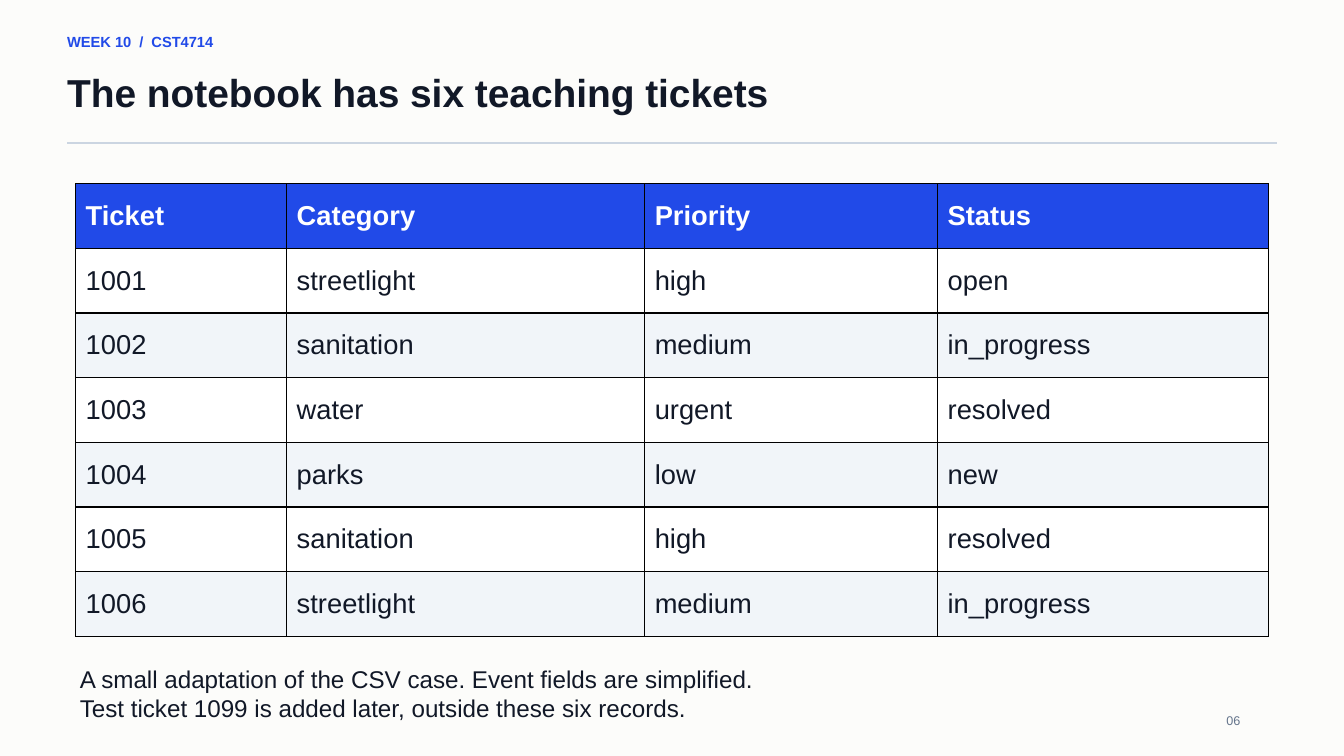
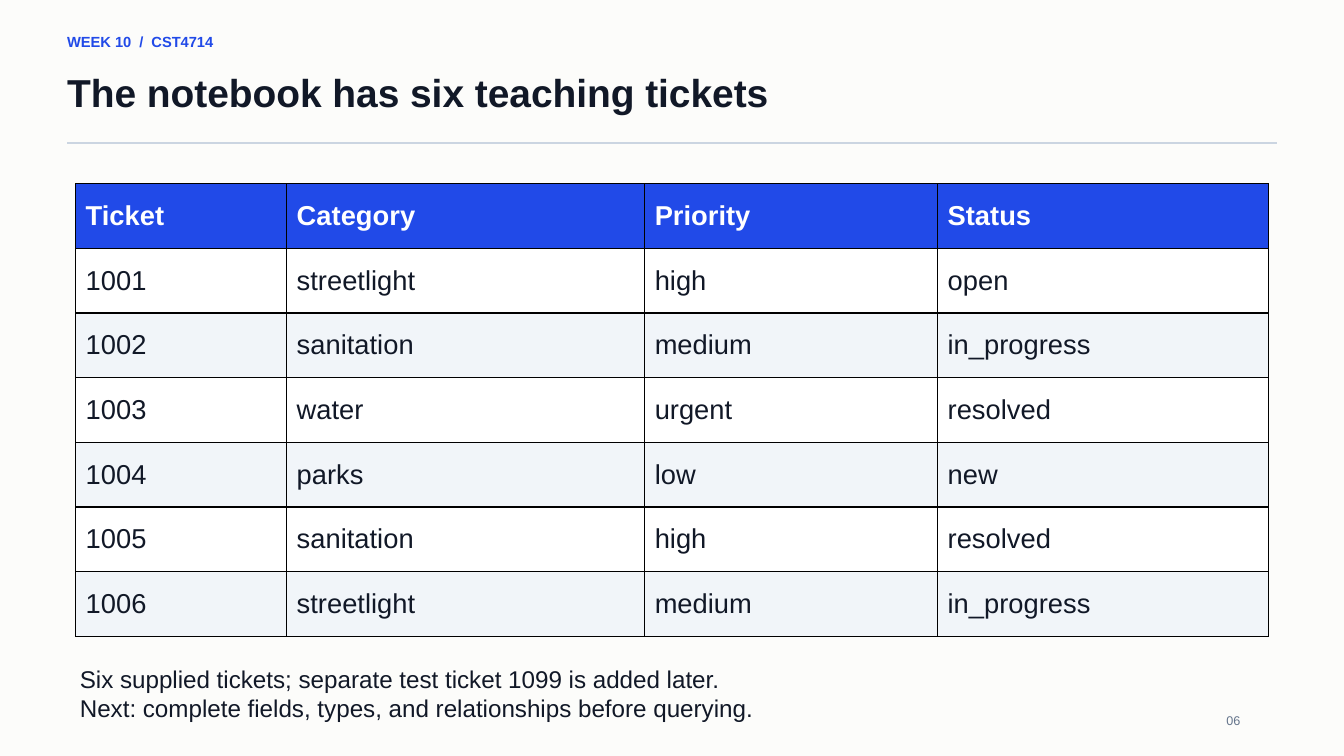
Before and after one commit to lolusername/CST4714_DB_admin, a slide deck: slide 6 of week_10/week_10_mql_document_modeling.pptx. Drawn at 1344x756 pixels with LibreOffice and Linux fonts; fonts in the diff are those of the drawing. Boxes give left, top, right and bottom in pixels: in the first picture for what was removed or moved away, otherwise in the second. Text is boxed around its words. In the diff, an @@ line names an element or a change of style, - is before the commit and + after.

Commit message:
Teach the complete ticket data model before Week 10 queries

```diff
--- a/week_10/week_10_mql_document_modeling.pptx
+++ b/week_10/week_10_mql_document_modeling.pptx
@@ text at (80, 670, 752, 722): text changed @@
-A small adaptation of the CSV case. Event fields are simplified.
-Test ticket 1099 is added later, outside these six records.
+Six supplied tickets; separate test ticket 1099 is added later.
+Next: complete fields, types, and relationships before querying.
```
Also in this commit, not shown: 26 other slides changed, 3 slides added, 5 other files.
